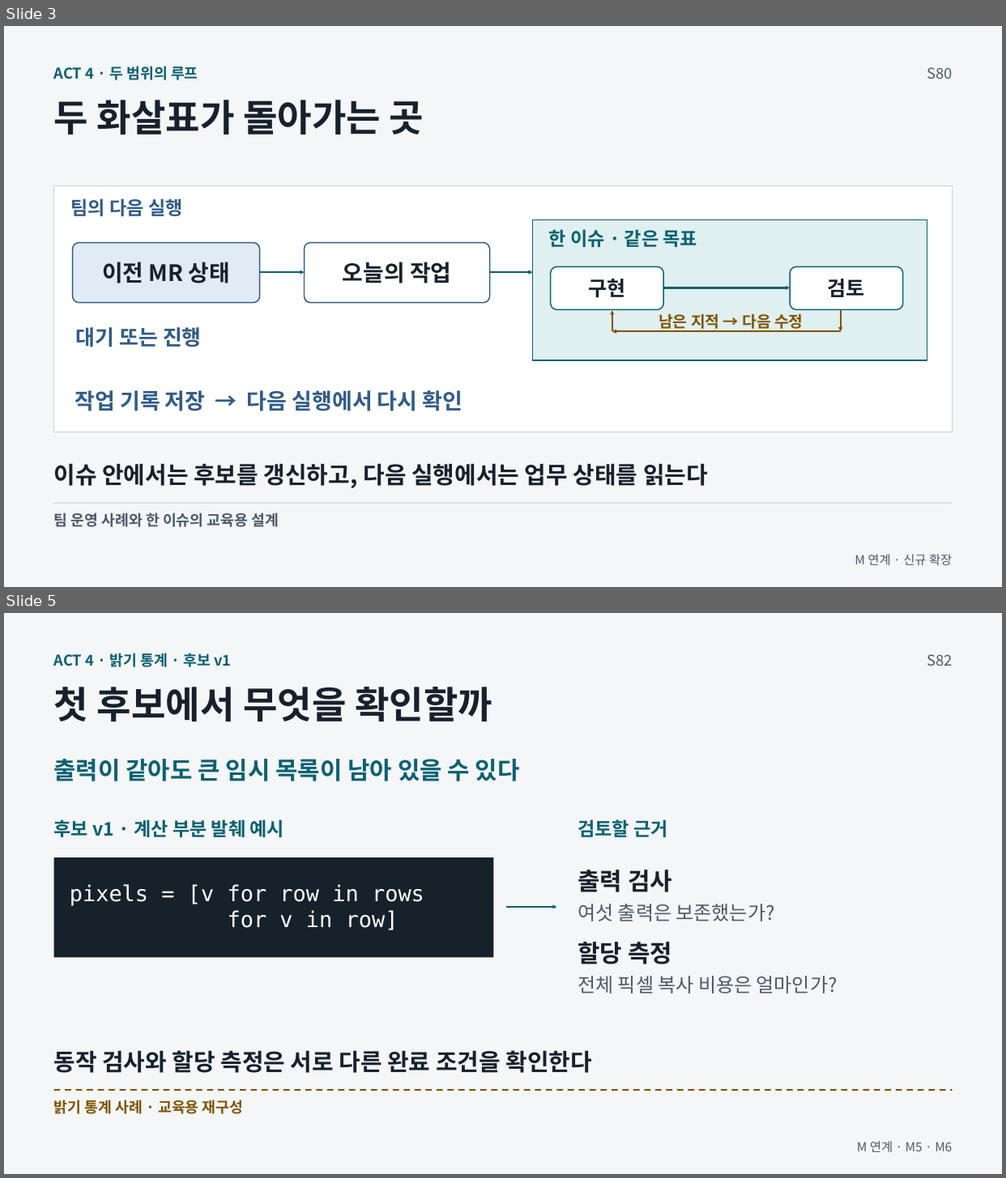
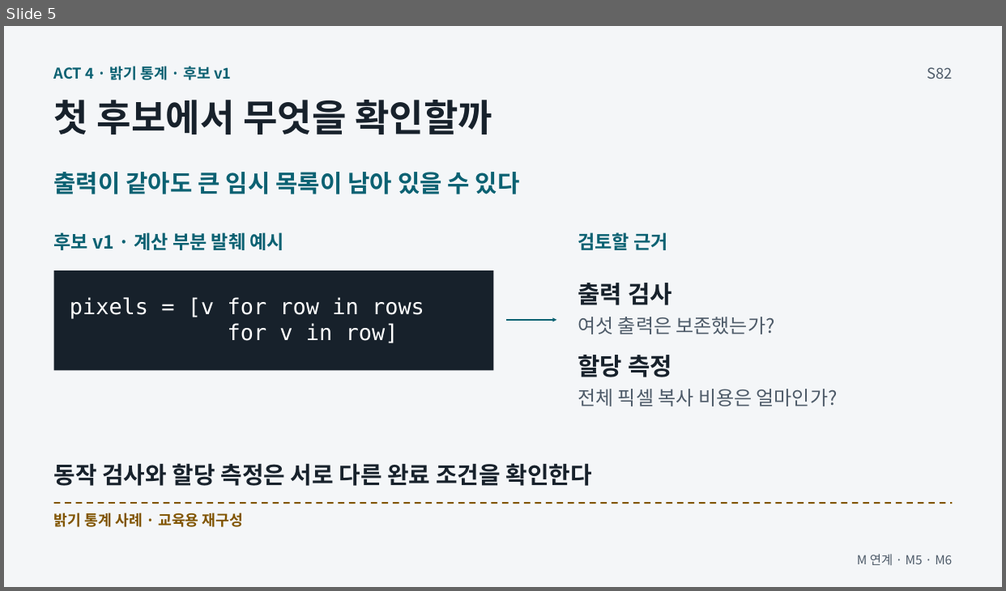
Before and after one commit to GideokKim/ai-dev-training, a slide deck: production/ACT_4.pptx. Shown one above the other, each under a label of ours: slides 3 and 5 before the commit, slide 5 after it; the slides between them are not shown. The pictures are 1006x1178 and 1006x591 pixels, drawn with LibreOffice and Linux fonts; fonts in the diff are those of the drawing. Boxes give left, top, right and bottom in pixels: in the first picture for what was removed or moved away, otherwise in the second. Text is boxed around its words. In the diff, an @@ line names an element or a change of style, - is before the commit and + after.

```diff
--- a/production/ACT_4.pptx
+++ b/production/ACT_4.pptx
@@ slide 3 removed at (4, 26, 1002, 587), background #F4F6F8 @@
@@ text removed at (54, 66, 198, 80) @@
-ACT 4 · 두 범위의 루프
@@ text removed at (927, 67, 952, 79) @@
-S80
@@ text removed at (54, 100, 424, 135) @@
-두 화살표가 돌아가는 곳
@@ rectangle removed at (54, 186, 953, 433) @@
@@ text removed at (71, 199, 183, 216) @@
-팀의 다음 실행
@@ rectangle removed at (533, 220, 927, 361) @@
@@ rounded rectangle removed at (73, 243, 260, 303) @@
@@ rounded rectangle removed at (305, 243, 490, 303) @@
@@ text removed at (549, 229, 698, 247) @@
-한 이슈 · 같은 목표
@@ text removed at (102, 262, 230, 284) @@
-이전 MR 상태
@@ text removed at (343, 262, 451, 284) @@
-오늘의 작업
@@ rounded rectangle removed at (551, 267, 663, 310) @@
@@ rounded rectangle removed at (790, 267, 903, 310) @@
@@ arrow removed from (260, 272) to (305, 272) @@
@@ arrow removed from (490, 272) to (533, 272) @@
@@ text removed at (588, 279, 625, 298) @@
-구현
@@ arrow removed from (663, 288) to (790, 288) @@
@@ text removed at (828, 279, 865, 297) @@
-검토
@@ arrow removed from (612, 331) to (612, 310) @@
@@ text removed at (658, 314, 803, 332) @@
-남은 지적 → 다음 수정
@@ arrow removed from (841, 310) to (841, 331) @@
@@ text removed at (76, 327, 202, 348) @@
-대기 또는 진행
@@ arrow removed from (841, 331) to (612, 331) @@
@@ text removed at (75, 390, 463, 412) @@
-작업 기록 저장 → 다음 실행에서 다시 확인
@@ text removed at (54, 463, 708, 489) @@
-이슈 안에서는 후보를 갱신하고, 다음 실행에서는 업무 상태를 읽는다
@@ line removed from (54, 504) to (953, 504) @@
@@ text removed at (54, 513, 279, 527) @@
-팀 운영 사례와 한 이슈의 교육용 설계
@@ text removed at (854, 554, 952, 565) @@
-M 연계 · 신규 확장
```
Also in this commit, not shown: 4 slides changed, 3 slides added, 2 other slides removed, 47 other files.
